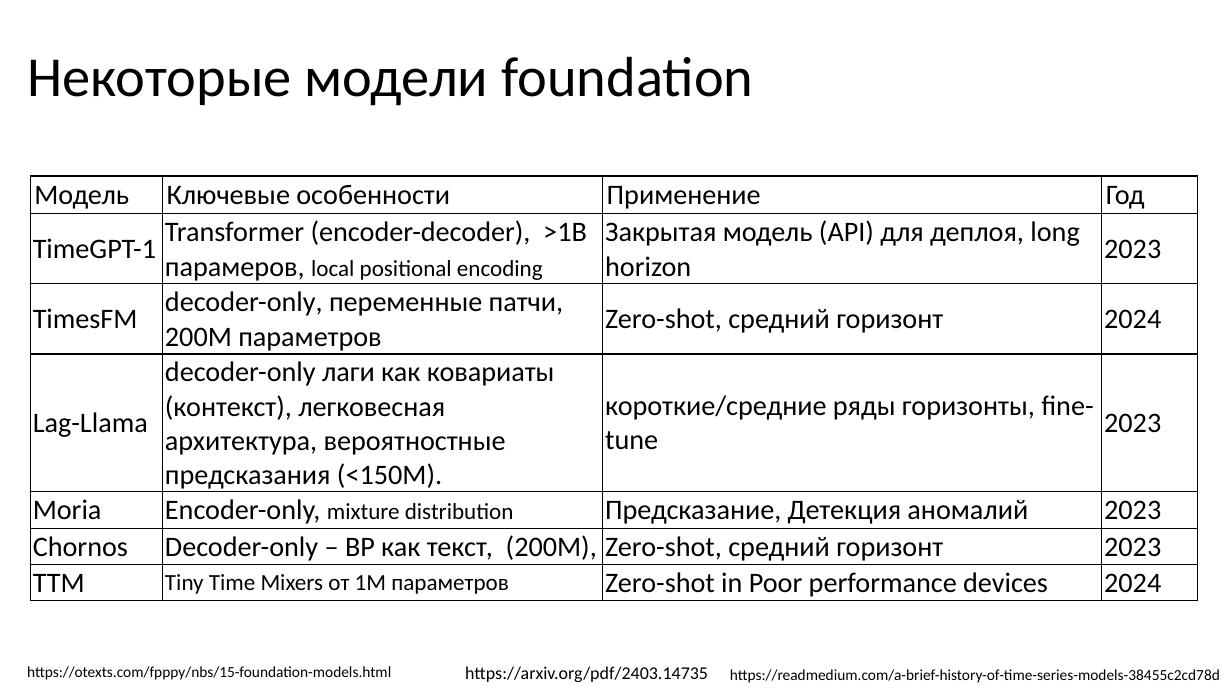
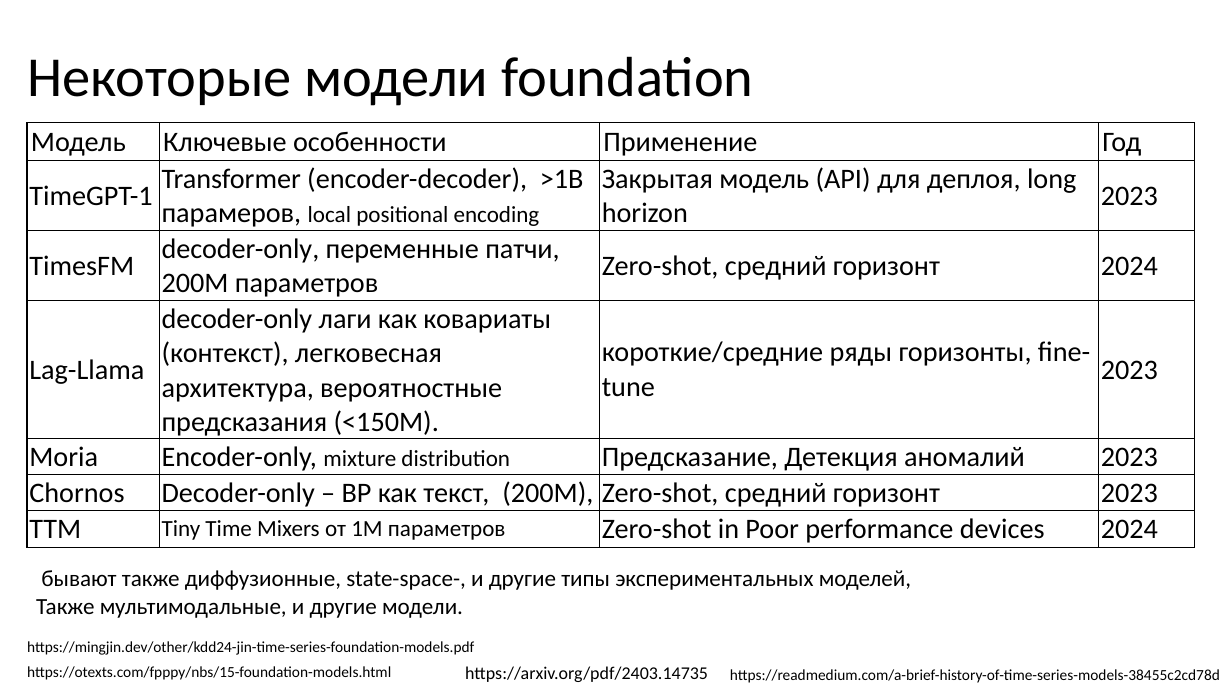
Before and after one commit to MVRonkin/TimeSeriesCourse, a slide deck: slide 21 of 2025/LEC/07-3 Transformers.pptx (slide 19 before the commit). Drawn at 1232x693 pixels with LibreOffice and Linux fonts; fonts in the diff are those of the drawing. Boxes give left, top, right and bottom in pixels: in the first picture for what was removed or moved away, otherwise in the second. Text is boxed around its words. In the diff, an @@ line names an element or a change of style, - is before the commit and + after.

```diff
--- a/2025/LEC/07-3 Transformers.pptx
+++ b/2025/LEC/07-3 Transformers.pptx
@@ table: place and size @@
-table at <box>30,176,1198,601</box>
+table at <box>27,123,1194,548</box>
@@ text added at <box>36,570,911,618</box>, 18 pt, text #000000 @@
+бывают также диффузионные, state-space-, и другие типы экспериментальных моделей,
+Также мультимодальные, и другие модели.
@@ text added at <box>27,641,474,655</box>, 12 pt, text #000000 @@
+https://mingjin.dev/other/kdd24-jin-time-series-foundation-models.pdf
```
Also in this commit, not shown: 1 other slide changed, 2 slides added.
